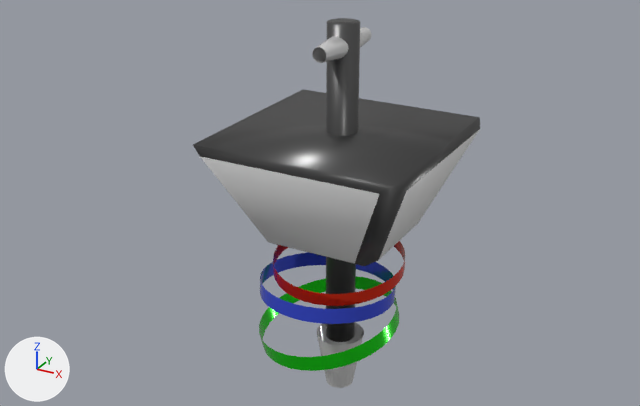
The glTF model assets/meshes/envi/score_board/score_board.glb, before and after one commit.
One viewpoint serves both versions: a 50 mm lens placed at (23.5, -45.6, 22.3), pointed at (-1.4, -0.3, -0.3). The axes (+X, +Y, +Z) are drawn at lower left. The lights are the same throughout. Where no turn or scale is listed for an object, it has been applied to the vertices. Vertices at the same position are counted once.

Objects in the first picture: 'score board'.
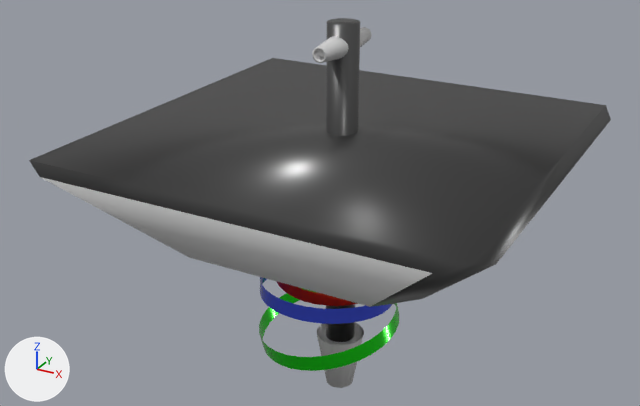
The newer file is also rescaled (x2.0) as a whole; pictures and numbers use the older file's frame.

Where the change shows, as pixel boxes (x1, y1, x2, y2) in the pictures (640 x 406 px; the box of a moved part takes in the faces that stretch with it):
```json
{"object": "score board", "change": "reshaped", "before": [193, 18, 480, 388], "after": [29, 18, 611, 388], "on screen": "102% wider"}
{"part": 1, "of": "me_cube_002", "change": "moved or reshaped", "before": [193, 89, 480, 266], "after": [29, 58, 611, 307]}
{"part": 2, "of": "me_cube_002", "change": "added", "after": [312, 47, 326, 63]}
```

Scene script edits in JSON lines:
```json
{"block": "me_cube_002", "where": "# used by ob_score_board; location = (0.0, 0.0, 0.0)"}
{"op": "remove", "block": "me_cube_002", "code": "me_cube_002.from_pydata(...)  # 472 vertices, 552 faces; spans x -6.8..6.8, y -6.8..6.8, z -13.4..11.3"}
{"op": "add", "block": "me_cube_002", "code": "me_cube_002.from_pydata(...)  # 664 vertices, 1026 faces; spans x -13.6..13.6, y -13.6..13.6, z -13.4..11.3"}
{"block": "me_cube_002", "change": "me_cube_002 part 1: the loose piece of 24 vertices spanning x -6.8..6.8, y -6.8..6.8, z -2.3..4.7 is scaled about its middle by (2, 2, 1)"}
{"block": "me_cube_002", "change": "me_cube_002 part 2"}
{"block": "me_cube_002", "change": "121 vertices are added at x -0.7..0.7, y -2.9..2.9, z -13.4..10.3"}
{"block": "me_cube_002", "change": "21 new vertices lie (0.0, -0.5, 0.0) away from vertices in x -0.3..0.3, y 2.9, z 9.7..10.3"}
{"block": "me_cube_002", "change": "23 new vertices lie (0.0, 0.5, 0.0) away from vertices in x -0.3..0.3, y -2.9..2.4, z 9.7..10.3"}
{"block": "me_cube_002", "change": "9 new vertices lie (0.0, 0.0, 0.5) away from vertices in x -0.7..0.7, y -0.3..0.7, z -13.4"}
{"block": "me_cube_002", "change": "8 new vertices lie (0.0, 0.0, 0.5) away from vertices in x -0.6..0.6, y -0.7..0.7, z -13.4"}
{"block": "me_cube_002", "change": "5 new vertices lie (0.0, -0.5, 0.0) away from vertices in x -0.2..0.1, y 2.9, z 9.7"}
{"block": "me_cube_002", "change": "5 new vertices lie (0.0, 0.5, 0.0) away from vertices in x -0.1..0.2, y -2.9, z 9.7"}
{"block": "me_cube_002", "change": "474 new faces join them, mat_material_005 (white #e7e7e7)"}
```
